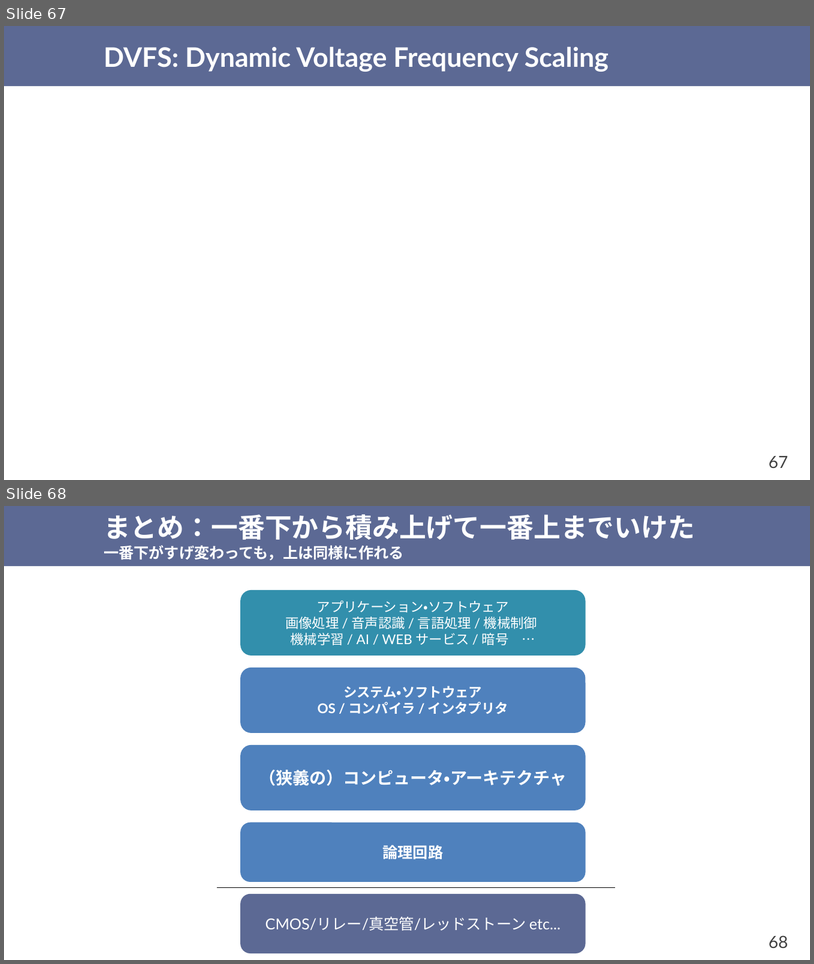
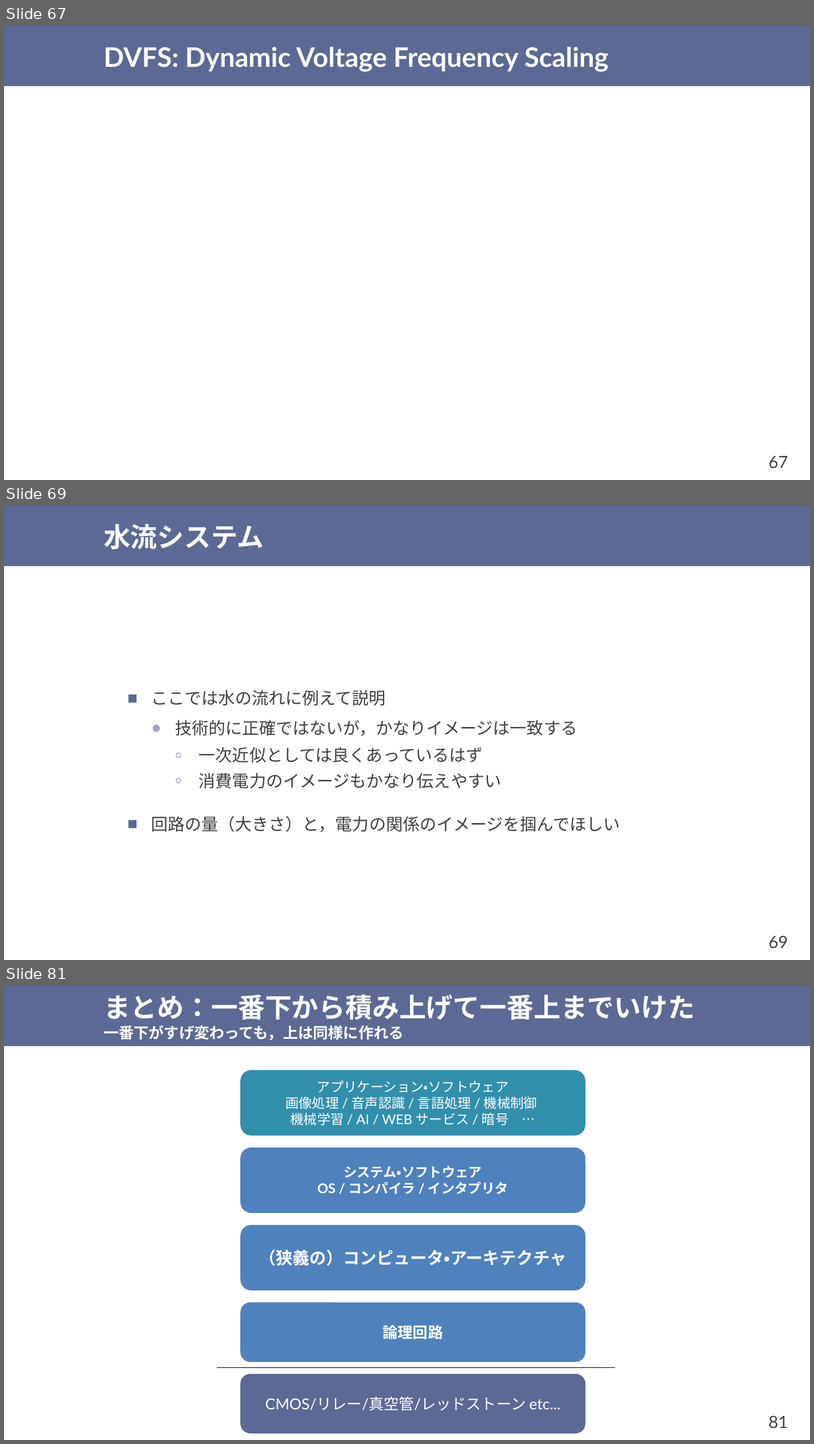
Before and after one commit to shioyadan/otya-computer-architecture-i, a slide deck: cai-shioya-04.pptx. Shown one above the other, each under a label of ours: slides 67 and 68 before the commit, slides 67, 69 and 81 after it; the slides between them are not shown. The pictures are 814x964 and 814x1444 pixels, drawn with LibreOffice and Linux fonts; fonts in the diff are those of the drawing; grey boxes stand for pictures. Boxes give left, top, right and bottom in pixels: in the first picture for what was removed or moved away, otherwise in the second. Text is boxed around its words. In the diff, an @@ line names an element or a change of style, - is before the commit and + after.

Commit message:
水流の話を追加

```diff
--- a/cai-shioya-04.pptx
+++ b/cai-shioya-04.pptx
@@ slide 69 added at (4,506,810,960), background #FFFFFF; not listed: 2 template elements that a slide beside it also shows @@
@@ title added at (104,524,264,549), 32 pt, text #FFFFFF, bold @@
+水流システム
@@ text added at (152,690,621,832), 20 pt, text #404040 @@
+■ ここでは水の流れに例えて説明
+  ● 技術的に正確ではないが，かなりイメージは一致する
+    ○ 一次近似としては良くあっているはず
+    ○ 消費電力のイメージもかなり伝えやすい
+■ 回路の量（大きさ）と，電力の関係のイメージを掴んでほしい
@@ what was slide 68 is now slide 81 @@
@@ page number at (769,1415,789,1428): text changed @@
-68
+81
```
Also in this commit, not shown: 1 slide changed, 12 other slides added, 1 other file.
